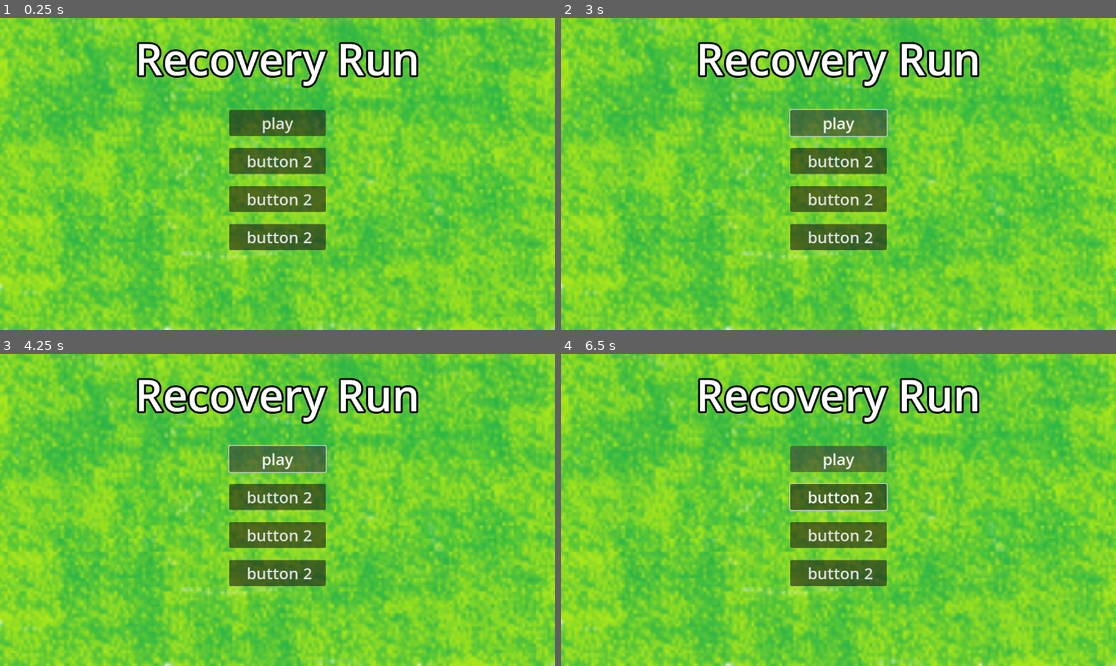
Above: before the commit, frames 1-4 (two rows, left to right).
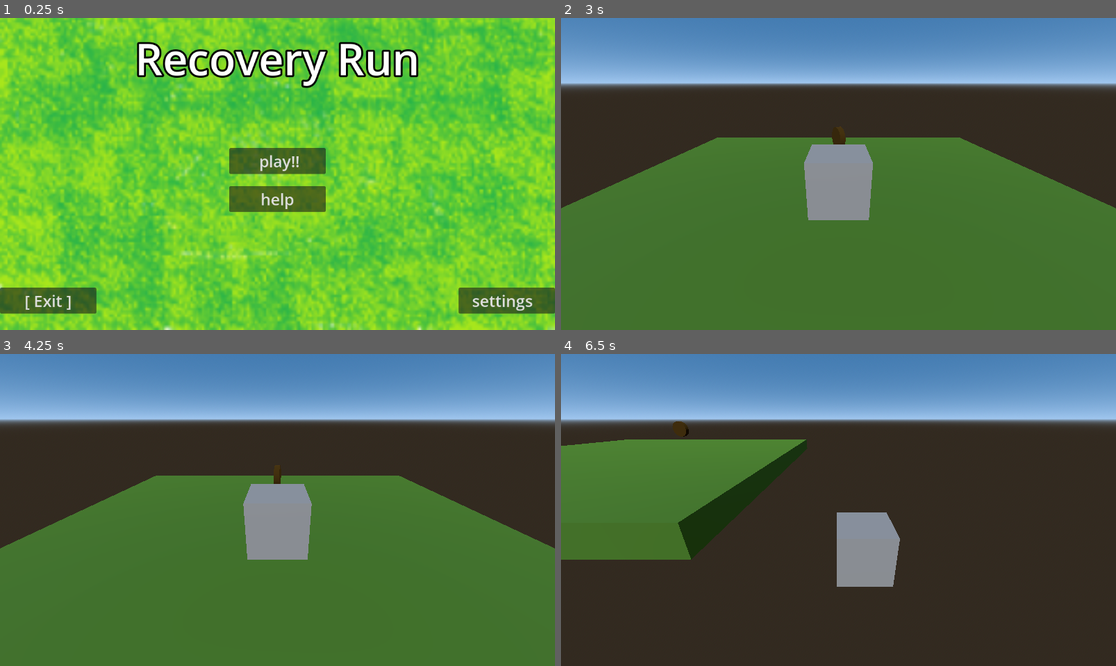
Above: after the commit, the same moments.

Repository: Adlardk/Game
Game: Godot game, scene res://start screen/main_menu2.0/main_menu.tscn
Same seed, same stepped clock (60 frames per second), same inputs: the game is played once before the commit and once after it. Before the commit the project has no main scene; this scene is started directly in both runs.
Inputs (mouse positions are in pixels of both pictures, inside the frame that each line leads up to):
- Up to frame 1 (0.25 s): no input
- Up to frame 2 (3 s): click "button 2" (after the commit: "help") at 0.5 s; click (838, 198) at 1.25 s, where only the run before the commit has a clickable "button 2"; click "button 2" (after the commit: "settings") at 2 s; click "play" (after the commit: "play!!") at 2.75 s
- Up to frame 3 (4.25 s): click (277, 460) at 3.5 s, where only the run before the commit has a clickable "play"
- Up to frame 4 (6.5 s): tap Enter (ui_accept) at 4.25, 4.52, 5.27 s; hold Right (ui_right) 4.28-5.03 s; hold Down (ui_down) 5.03-5.78 s; hold Right (ui_right) from 5.78 s (still down)

The runs differ from the first frame. In frame 1, 6.4% of the frame differs, in the area x 0-100%, y 29-95%; in frame 2, 98%; in frame 3, 98%; in frame 4, 100%, in the area x 0-100%, y 0-100%.

Commit message:
start screen

Diff:
--- a/project.godot
+++ b/project.godot
@@ -11,7 +11,7 @@
 [application]
 
 config/name="Godot"
-run/main_scene="res://Level.tscn"
+run/main_scene="res://start screen/main_menu2.0/main_menu.tscn"
 config/features=PackedStringArray("4.2", "Forward Plus")
 config/icon="res://icon.svg"
 
--- /dev/null
+++ b/start screen/main_menu2.0/main_menu.gd
@@ -0,0 +1,20 @@
+class_name MainMenu
+
+extends Control
+@onready var start_button = $MarginContainer/HBoxContainer/VBoxContainer/Button as Button
+@onready var help_button = $MarginContainer/HBoxContainer/VBoxContainer/Button2 as Button
+@onready var exit_button = $VBoxContainer/Button5 as Button
+@onready var settings_button = $VBoxContainer2/Button4 as Button
+@onready var start_level = preload("res://Level/level_main.tscn") as PackedScene
+
+func _ready():
+	start_button.button_down.connect(on_start_pressed)
+	exit_button.button_down.connect(on_exit_pressed)
+
+
+func on_start_pressed() -> void:
+	get_tree().change_scene_to_packed(start_level)
+
+
+func on_exit_pressed() -> void:
+	get_tree().quit()
--- a/start screen/main_menu2.0/main_menu.tscn
+++ b/start screen/main_menu2.0/main_menu.tscn
@@ -1,6 +1,7 @@
-[gd_scene load_steps=4 format=3 uid="uid://37cml2l7s2p"]
+[gd_scene load_steps=5 format=3 uid="uid://37cml2l7s2p"]
 
 [ext_resource type="Texture2D" uid="uid://bubp3mg8l0grs" path="res://start screen/assets/real backround.PNG" id="1_lmaf4"]
+[ext_resource type="Script" path="res://start screen/main_menu2.0/main_menu.gd" id="1_nhfp0"]
 
 [sub_resource type="SystemFont" id="SystemFont_dnh72"]
 font_names = PackedStringArray("MV Boli")
@@ -15,6 +16,7 @@
 anchor_bottom = 1.0
 grow_horizontal = 2
 grow_vertical = 2
+script = ExtResource("1_nhfp0")
 
 [node name="TextureRect" type="TextureRect" parent="."]
 layout_mode = 1
@@ -73,25 +75,54 @@
 layout_mode = 2
 theme_override_fonts/font = SubResource("SystemFont_bvo84")
 theme_override_font_sizes/font_size = 33
-text = " play "
+text = " play!!"
 
 [node name="Button2" type="Button" parent="MarginContainer/HBoxContainer/VBoxContainer"]
 custom_minimum_size = Vector2(200, 50)
 layout_mode = 2
 theme_override_fonts/font = SubResource("SystemFont_bvo84")
 theme_override_font_sizes/font_size = 33
-text = " button 2"
+text = "help"
 
-[node name="Button3" type="Button" parent="MarginContainer/HBoxContainer/VBoxContainer"]
+[node name="VBoxContainer" type="VBoxContainer" parent="."]
+layout_mode = 1
+anchors_preset = 2
+anchor_top = 1.0
+anchor_bottom = 1.0
+offset_top = -40.0
+offset_right = 40.0
+grow_vertical = 0
+
+[node name="Button5" type="Button" parent="VBoxContainer"]
 custom_minimum_size = Vector2(200, 50)
 layout_mode = 2
 theme_override_fonts/font = SubResource("SystemFont_bvo84")
 theme_override_font_sizes/font_size = 33
-text = " button 2"
+text = "[ Exit ]"
 
-[node name="Button4" type="Button" parent="MarginContainer/HBoxContainer/VBoxContainer"]
-custom_minimum_size = Vector2(200, 50)
+[node name="spacer2" type="Control" parent="VBoxContainer"]
+custom_minimum_size = Vector2(30, 30)
+layout_mode = 2
+
+[node name="VBoxContainer2" type="VBoxContainer" parent="."]
+layout_mode = 1
+anchors_preset = 3
+anchor_left = 1.0
+anchor_top = 1.0
+anchor_right = 1.0
+anchor_bottom = 1.0
+offset_left = -200.0
+offset_top = -62.0
+grow_horizontal = 0
+grow_vertical = 0
+
+[node name="Button4" type="Button" parent="VBoxContainer2"]
+custom_minimum_size = Vector2(200, 20)
 layout_mode = 2
 theme_override_fonts/font = SubResource("SystemFont_bvo84")
 theme_override_font_sizes/font_size = 33
-text = " button 2"
+text = "settings  "
+
+[node name="spacer" type="Control" parent="VBoxContainer2"]
+custom_minimum_size = Vector2(30, 30)
+layout_mode = 2
Not shown: 1 places in Level/level_main.tscn that only renumber resources
